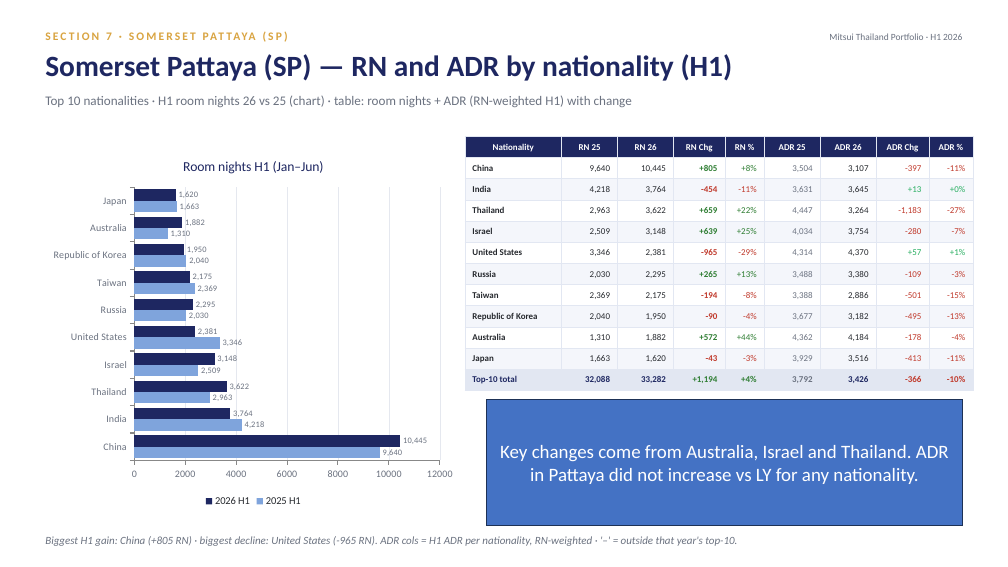
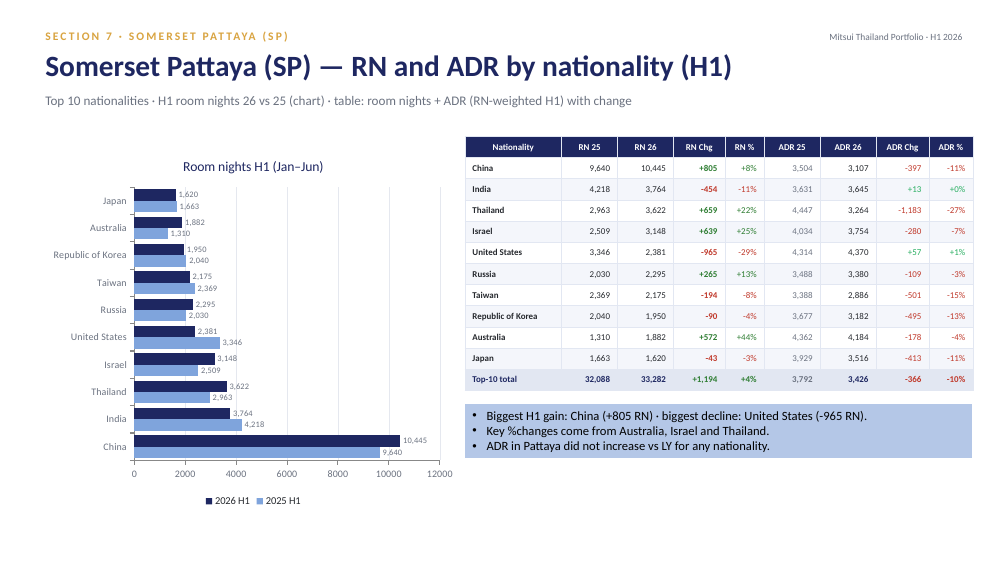
Before and after one commit to Chavin2543/mae-workspace, a slide deck: slide 32 of output/Portfolio_Performance_Report_H1-2026.pptx (slide 33 before the commit). Drawn at 1008x567 pixels with LibreOffice and Linux fonts; fonts in the diff are those of the drawing. Boxes give left, top, right and bottom in pixels: in the first picture for what was removed or moved away, otherwise in the second. Text is boxed around its words. In the diff, an @@ line names an element or a change of style, - is before the commit and + after.

```diff
--- a/output/Portfolio_Performance_Report_H1-2026.pptx
+++ b/output/Portfolio_Performance_Report_H1-2026.pptx
@@ rectangle "Biggest H1 gain: China (+805 ...": place and size @@
-rectangle "Biggest H1 gain: China (+805 ..." at (487,399,963,526)
+rectangle "Biggest H1 gain: China (+805 ..." at (465,403,973,458)
@@ rectangle "Biggest H1 gain: China (+805 ..." at (465,403,973,458): fill #4472C4 to #B4C7E7; outline #1E3256 1 pt to #FFFFFF 1 pt @@
@@ text in rectangle at (487,411,867,452): text changed; size 18 to 12 pt; text colour #FFFFFF to #000000 @@
-Key changes come from Australia, Israel and Thailand. ADR in Pattaya did not increase vs LY for any nationality.
+• Biggest H1 gain: China (+805 RN) · biggest decline: United States (-965 RN).
+• Key %changes come from Australia, Israel and Thailand.
+• ADR in Pattaya did not increase vs LY for any nationality.
@@ text removed at (45,536,737,546) @@
-Biggest H1 gain: China (+805 RN) · biggest decline: United States (-965 RN). ADR cols = H1 ADR per nationality, RN-weighted · '–' = outside that year's top-10.
```
Also in this commit, not shown: 24 other slides changed, 1 slide added, 2 slides removed, 1 other file.
